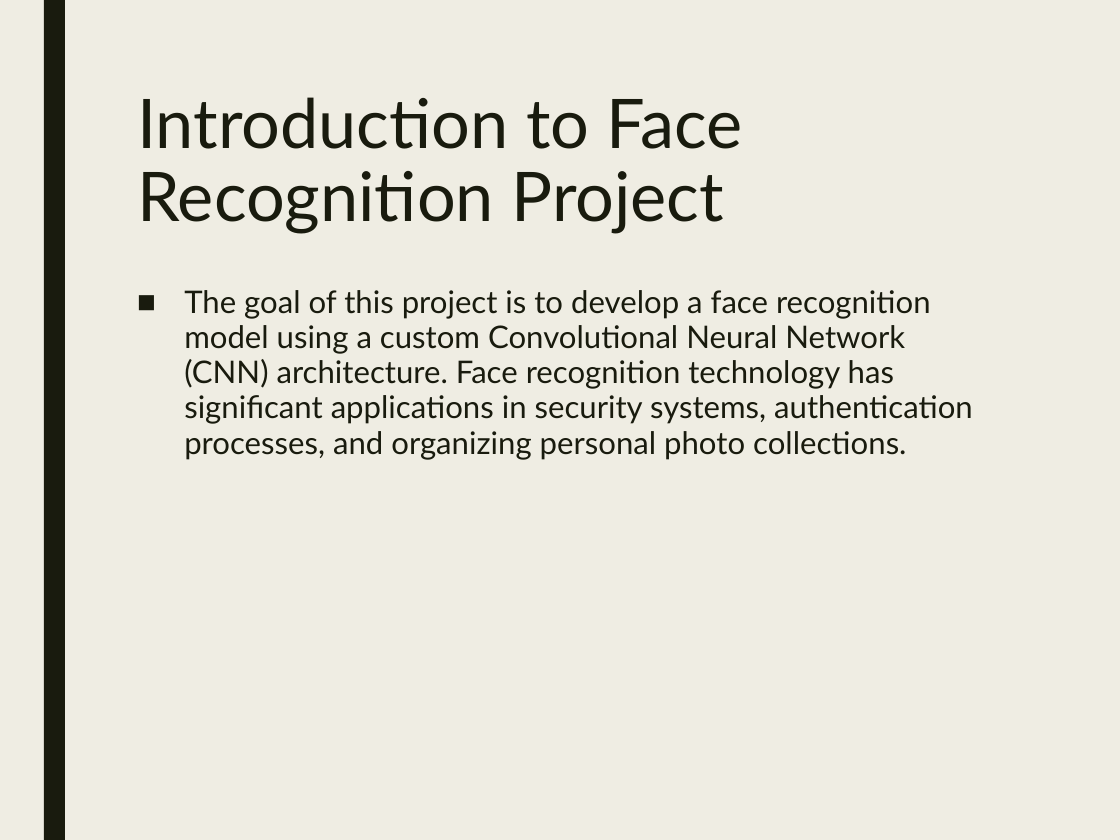
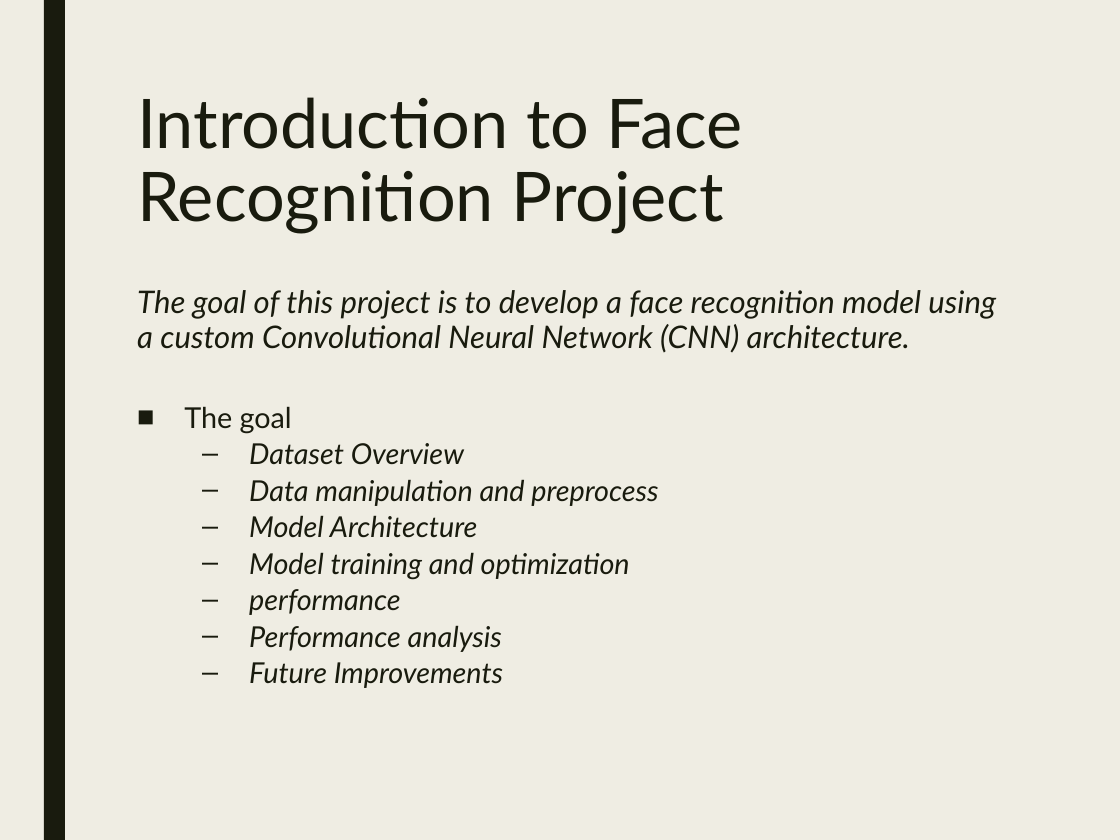
Before and after one commit to ZviSteinOpt/face_recognition, a slide deck: slide 1 of Face_Recognition_Presentation_Revised.pptx. Drawn at 1120x840 pixels with LibreOffice and Linux fonts; fonts in the diff are those of the drawing. Boxes give left, top, right and bottom in pixels: in the first picture for what was removed or moved away, otherwise in the second. Text is boxed around its words. In the diff, an @@ line names an element or a change of style, - is before the commit and + after.

```diff
--- a/Face_Recognition_Presentation_Revised.pptx
+++ b/Face_Recognition_Presentation_Revised.pptx
@@ text at box(137, 290, 996, 352): text changed; italic on @@
-■ The goal of this project is to develop a face recognition model using a custom Convolutional Neural Network (CNN) architecture. Face recognition technology has significant applications in security systems, authentication processes, and organizing personal photo collections.
+The goal of this project is to develop a face recognition model using a custom Convolutional Neural Network (CNN) architecture.
@@ text added at box(184, 406, 658, 688), 18.5 pt, text #191B0E, italic @@
+■ The goal
+  – Dataset Overview
+  – Data manipulation and preprocess
+  – Model Architecture
+  – Model training and optimization
+  – performance
+  – Performance analysis
+  – Future Improvements
```
Also in this commit, not shown: 8 other slides changed, 2 slides added, 3 slides removed, 10 other files.
